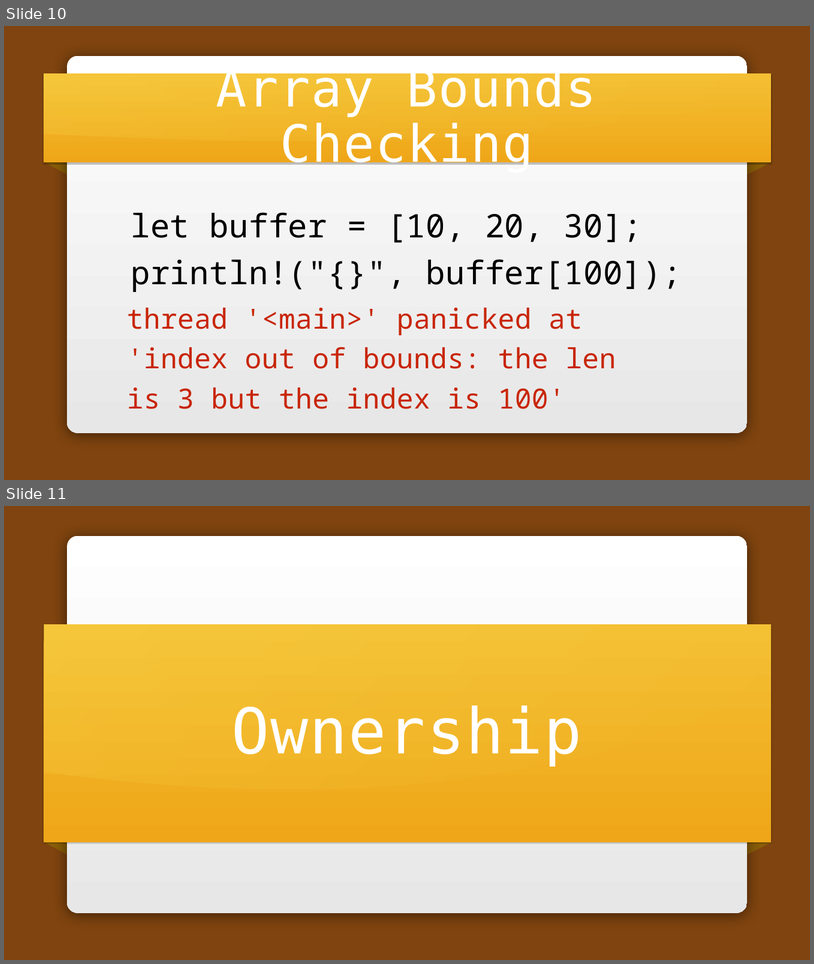
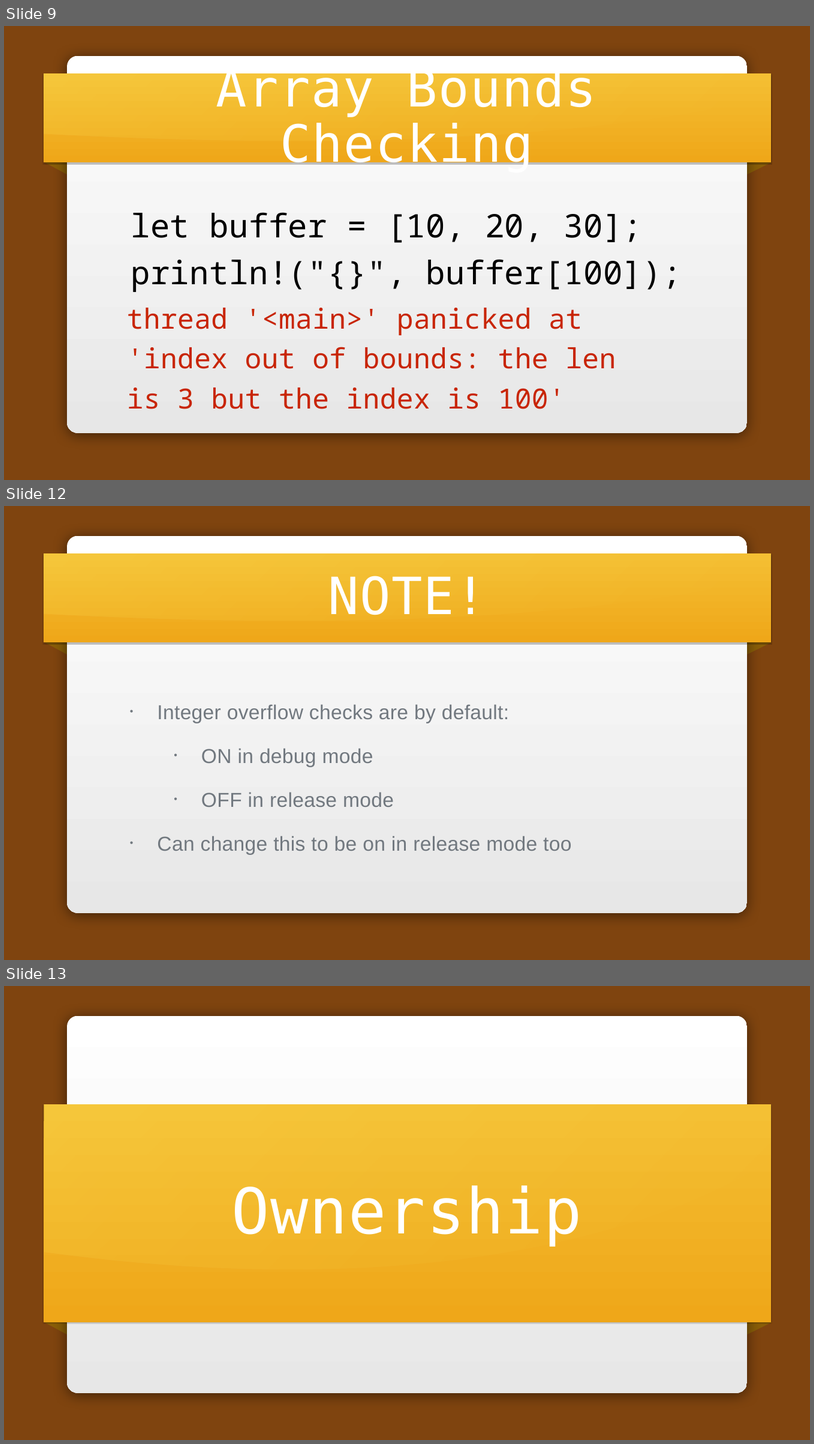
Before and after one commit to carols10cents/rust-safety-presentation, a slide deck: Rust Safety.pptx. Shown one above the other, each under a label of ours: slides 10 and 11 before the commit, slides 9, 12 and 13 after it; the slides between them are not shown. The pictures are 814x964 and 814x1444 pixels, drawn with LibreOffice and Linux fonts; fonts in the diff are those of the drawing; background and template pictures are left out. Boxes give left, top, right and bottom in pixels: in the first picture for what was removed or moved away, otherwise in the second. Text is boxed around its words. In the diff, an @@ line names an element or a change of style, - is before the commit and + after.

```diff
--- a/Rust Safety.pptx
+++ b/Rust Safety.pptx
@@ slide 12 added at [4,506,810,960], background picture (left out); not listed: 5 template elements that a slide beside it also shows @@
@@ title added at [328,576,486,615], 122 pt, text #FFFFFF @@
+NOTE!
@@ text added at [157,704,572,854], 48 pt, text #71787F @@
+• Integer overflow checks are by default:
+      • ON in debug mode
+      • OFF in release mode
+• Can change this to be on in release mode too
@@ what was slide 10 is now slide 9 @@
@@ what was slide 11 is now slide 13 @@
```
Also in this commit, not shown: 5 slides changed, 17 other slides added, 6 slides removed, 2 other files.
